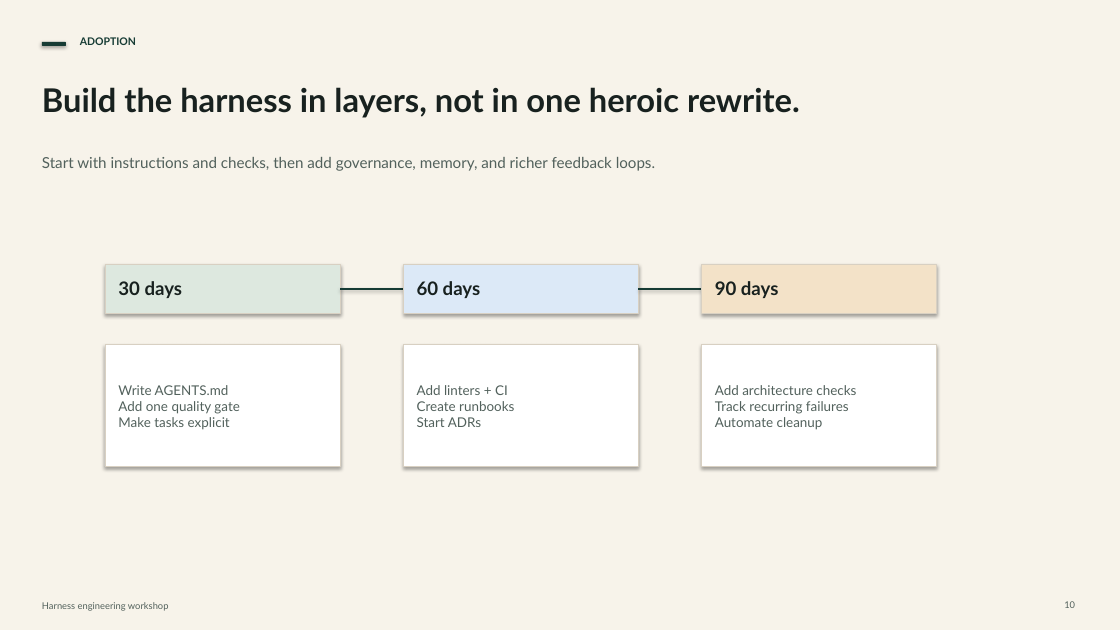
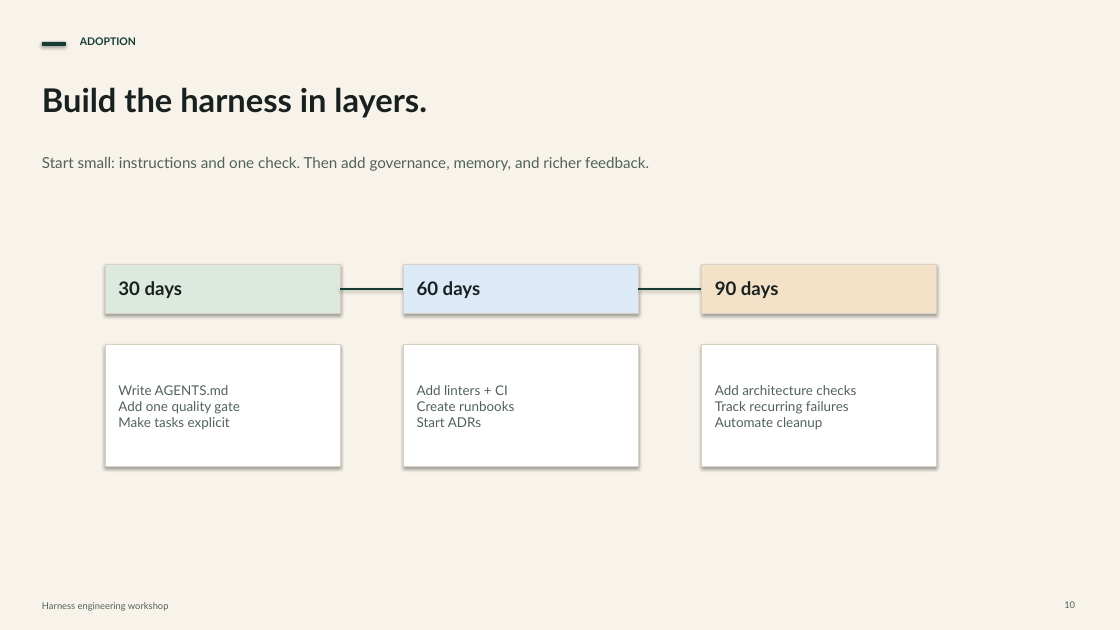
Before and after one commit to usamadar/harness-engineering-demo, a slide deck: slide 10 of presentations/harness-engineering-workshop.pptx. Drawn at 1120x630 pixels with LibreOffice and Linux fonts; fonts in the diff are those of the drawing. Boxes give left, top, right and bottom in pixels: in the first picture for what was removed or moved away, otherwise in the second. Text is boxed around its words. In the diff, an @@ line names an element or a change of style, - is before the commit and + after.

```diff
--- a/presentations/harness-engineering-workshop.pptx
+++ b/presentations/harness-engineering-workshop.pptx
@@ text at (42, 87, 427, 118): text changed @@
-Build the harness in layers, not in one heroic rewrite.
+Build the harness in layers.
@@ text at (42, 157, 649, 171): text changed @@
-Start with instructions and checks, then add governance, memory, and richer feedback loops.
+Start small: instructions and one check. Then add governance, memory, and richer feedback.
```
Also in this commit, not shown: 5 other slides changed, 1 other file.
